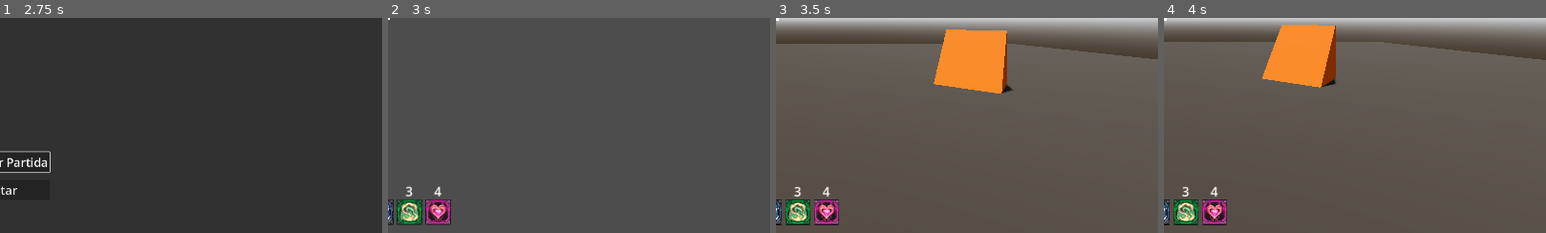
Above: before the commit, frames 1-4 (left to right).
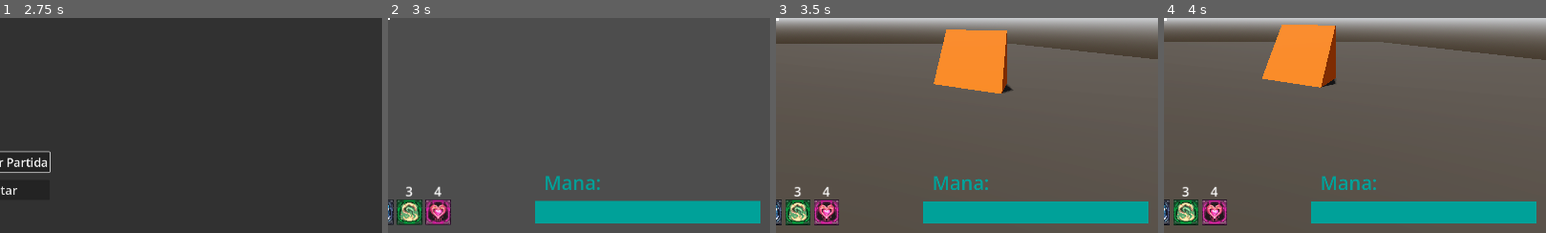
Above: after the commit, the same moments.

Repository: Isaaa43/Saudavel-e-Balanceado
Game: Godot game, scene res://cenas/main_game.tscn
Two runs of this game, one before a commit and one after it. Both use one fixed random seed, a clock stepped at 60 frames per second and the inputs below.
Inputs (mouse positions are % of the whole screen's width and height, from its top left):
- Up to frame 1 (2.75 s): click (50, 66) at 0.52 s; type "Alex" at 0.6 s; click "Jogar" at 1.25 s; click "Host" at 2 s
- Up to frame 2 (3 s): click "Começar Partida" at 2.75 s
- Up to frame 3 (3.5 s): no input
- Up to frame 4 (4 s): tap Enter at 3.5 s; move the mouse to (72, 45) at 3.52 s; hold D (direita) from 3.53 s (still down); click (72, 45) at 3.6 s; tap Space (pular) at 3.77 s
The pictures show only the part of the screen within x 50-100%, y 50-100%; the shares and areas given below are measured in that part.

Frame 1 is identical in both runs. In frame 2, 6.7% of the frame differs, in the area x 38-98%, y 73-96%; in frame 3, 6.4%; in frame 4, 6.4%.

Commit message:
feat: Sistema de mana implementado
Adicionando nodo para gerenciar mana, mana na hud
Gastar mana ao lançar feitiço

Diff:
--- a/luta-magos/cenas/game/UI/hud_jogador.tscn
+++ b/luta-magos/cenas/game/UI/hud_jogador.tscn
@@ -165,3 +165,43 @@
 anchor_bottom = 1.0
 grow_vertical = 2
 color = Color(0.627451, 0, 0, 1)
+
+[node name="Mana" type="Control" parent="." unique_id=2089352273]
+layout_mode = 1
+anchors_preset = 3
+anchor_left = 1.0
+anchor_top = 1.0
+anchor_right = 1.0
+anchor_bottom = 1.0
+offset_left = -591.0
+offset_top = -80.0
+offset_right = -24.0
+offset_bottom = -24.0
+grow_horizontal = 0
+grow_vertical = 0
+
+[node name="LabelVida" type="Label" parent="Mana" unique_id=1797175320]
+self_modulate = Color(0, 0.63, 0.5985, 1)
+layout_mode = 0
+offset_left = 23.0
+offset_top = -80.0
+offset_right = 124.0
+offset_bottom = -13.0
+theme_override_font_sizes/font_size = 48
+text = "Mana:"
+
+[node name="ColorRectManaBaixo" type="ColorRect" parent="Mana" unique_id=1391977775]
+layout_mode = 1
+anchors_preset = 15
+anchor_right = 1.0
+anchor_bottom = 1.0
+grow_horizontal = 2
+grow_vertical = 2
+color = Color(0, 0, 0, 0.22745098)
+
+[node name="ColorRectMana" type="ColorRect" parent="Mana" unique_id=1809627594]
+layout_mode = 1
+anchors_preset = 9
+anchor_bottom = 1.0
+grow_vertical = 2
+color = Color(0, 0.6313726, 0.6, 1)
--- a/luta-magos/cenas/game/characters/jogador.tscn
+++ b/luta-magos/cenas/game/characters/jogador.tscn
@@ -3,6 +3,7 @@
 [ext_resource type="Script" uid="uid://3oy0uv3417rj" path="res://scripts/game/characters/jogador.gd" id="1_30vjq"]
 [ext_resource type="Script" uid="uid://cedl4qy6fkjy3" path="res://scripts/game/characters/camera.gd" id="2_s5tbn"]
 [ext_resource type="Script" uid="uid://beg85r41g1366" path="res://scripts/game/characters/sistemas/sistema_vida.gd" id="2_s8iyn"]
+[ext_resource type="Script" uid="uid://c2t8eacmbwf2u" path="res://scripts/game/characters/sistemas/sistema_mana.gd" id="3_f2bc4"]
 [ext_resource type="Script" uid="uid://dofbbhfx4m25a" path="res://scripts/game/characters/lancador_feiticos.gd" id="3_qf517"]
 
 [sub_resource type="CapsuleShape3D" id="CapsuleShape3D_jbwqc"]
@@ -28,14 +29,18 @@
 properties/2/spawn = true
 properties/2/replication_mode = 1
 
-[node name="Jogador" type="CharacterBody3D" unique_id=1397014069 node_paths=PackedStringArray("sistema_vida")]
+[node name="Jogador" type="CharacterBody3D" unique_id=1397014069 node_paths=PackedStringArray("sistema_vida", "sistema_mana")]
 collision_layer = 17
 script = ExtResource("1_30vjq")
 sistema_vida = NodePath("SistemaVida")
+sistema_mana = NodePath("SistemaMana")
 
 [node name="SistemaVida" type="Node" parent="." unique_id=1401696473 node_paths=PackedStringArray("label_dano")]
 script = ExtResource("2_s8iyn")
 label_dano = NodePath("../LabelDano")
+
+[node name="SistemaMana" type="Node" parent="." unique_id=958811563]
+script = ExtResource("3_f2bc4")
 
 [node name="CollisionShape3D" type="CollisionShape3D" parent="." unique_id=531717979]
 transform = Transform3D(1, 0, 0, 0, 1, 0, 0, 0, 1, 0, 1, 0)
@@ -56,9 +61,10 @@
 jogador = NodePath("../..")
 cabeca = NodePath("../CabecaPivot")
 
-[node name="LancadorFeiticos" type="Node3D" parent="Cabeca/Camera3D" unique_id=1643112298]
+[node name="LancadorFeiticos" type="Node3D" parent="Cabeca/Camera3D" unique_id=1643112298 node_paths=PackedStringArray("sistema_mana")]
 transform = Transform3D(1, 0, 0, 0, 1, 0, 0, 0, 1, 0, 0, -1)
 script = ExtResource("3_qf517")
+sistema_mana = NodePath("../../../SistemaMana")
 
 [node name="RayCast3D" type="RayCast3D" parent="Cabeca/Camera3D/LancadorFeiticos" unique_id=576639506]
 target_position = Vector3(0, 0, -5)
--- a/luta-magos/scripts/game/UI/hud_jogador.gd
+++ b/luta-magos/scripts/game/UI/hud_jogador.gd
@@ -6,9 +6,14 @@
 @onready var color_rect_vida_baixo: ColorRect = $Vida/ColorRectVidaBaixo
 @onready var color_rect_vida: ColorRect = $Vida/ColorRectVida
 
+@onready var color_rect_mana_baixo: ColorRect = $Mana/ColorRectManaBaixo
+@onready var color_rect_mana: ColorRect = $Mana/ColorRectMana
+
 func _ready() -> void:
 	selecionar_magia(0)
-	mostrar_vida(1)
+	# inicia os mostradores
+	mostrar_vida(1.0)
+	mostrar_mana(1.0)
 
 func selecionar_magia(id: int) -> void:
 	# deixa todos os icones no padrao
@@ -17,5 +22,8 @@
 	# magia escolhida
 	icons[id].modulate = Color(2.454, 2.454, 2.454)
 
-func mostrar_vida(porcent: float) -> void:
-	color_rect_vida.size.x = color_rect_vida_baixo.size.x * porcent
+func mostrar_vida(porcent_vida: float) -> void:
+	color_rect_vida.size.x = color_rect_vida_baixo.size.x * porcent_vida
+
+func mostrar_mana(porcent_mana: float) -> void:
+	color_rect_mana.size.x = color_rect_mana_baixo.size.x * porcent_mana
--- a/luta-magos/scripts/game/UI/ui_adm.gd
+++ b/luta-magos/scripts/game/UI/ui_adm.gd
@@ -11,8 +11,9 @@
 func ajustar_hud_jogador(_jogador: Jogador) -> void:
 	jogador = _jogador
 
-	# mudanca de vida na hud
+	# conectar hud as mudanca de atributos do jogador
 	jogador.sistema_vida.mudanca_vida.connect(hud.mostrar_vida)
+	jogador.sistema_mana.mudanca_mana.connect(hud.mostrar_mana)
 
 	# TODO: arrumar
 	jogador.lancador_feiticos.hud_jogador = hud
--- a/luta-magos/scripts/game/characters/jogador.gd
+++ b/luta-magos/scripts/game/characters/jogador.gd
@@ -2,6 +2,7 @@
 class_name Jogador
 
 @export var sistema_vida : SistemaVida
+@export var sistema_mana : SistemaMana
 
 @onready var camera_3d: Camera3D = $Cabeca/Camera3D
 @onready var lancador_feiticos: LancadorFeiticos = $Cabeca/Camera3D/LancadorFeiticos
--- a/luta-magos/scripts/game/characters/lancador_feiticos.gd
+++ b/luta-magos/scripts/game/characters/lancador_feiticos.gd
@@ -1,5 +1,7 @@
 class_name LancadorFeiticos
 extends Node3D
+
+@export var sistema_mana : SistemaMana
 
 @onready var registro_feiticos: RegistroFeiticos = Registros.reg_feiticos
 
@@ -53,6 +55,8 @@
 
 	# pega as definicoes do feitico
 	var feitico_def : FeiticoDefinicaoRes = registro_feiticos.get_feitico(feitico_id)
+	# verifica se tem mana o suficiente para criar o feitico
+	if not sistema_mana.tem_mana_suficiente(feitico_def.custo): return
 
 	# cria o contexto do feitico
 	var feitico_contexto : FeiticoContexto = _criar_feitico_contexto(feitico_def)
@@ -61,6 +65,9 @@
 
 	# coloque o feitico no cooldown
 	_cooldowns[feitico_id] = feitico_def.cooldown
+	# gasta a amana
+	sistema_mana.gastar_mana(feitico_def.custo)
+
 	# lancar o feitico
 	_lancar_feitico(feitico_contexto)
 
--- /dev/null
+++ b/luta-magos/scripts/game/characters/sistemas/sistema_mana.gd
@@ -0,0 +1,62 @@
+class_name SistemaMana
+extends Node
+
+## Quando ocorre mudanca na mana, com porcentagem total da mana maxima [0.0, 1.0]
+signal mudanca_mana(mana_porcentagem: float)
+
+var mana : float
+@export var mana_max : float = 100
+
+## Quantidade de mana regenerada por segundo
+@export var mana_regen_seg : float = 1.5
+var tempo_regen : float = 1.0
+
+func _ready() -> void:
+	mana = mana_max
+
+func tem_mana_suficiente(_mana_gastar: float) -> bool:
+	return mana >= _mana_gastar
+
+# -----------------------------------------------------------------------------
+# Regeneracao de Mana
+# -----------------------------------------------------------------------------
+func _physics_process(delta: float) -> void:
+	if tempo_regen <= 0.0:
+		tempo_regen += 1.0
+		_regen_mana()
+
+	tempo_regen -= delta
+
+func _regen_mana() -> void:
+	if is_equal_approx(mana, mana_max): return
+
+	ganhar_mana(mana_regen_seg)
+
+# -----------------------------------------------------------------------------
+# Mudar Mana
+# -----------------------------------------------------------------------------
+func gastar_mana(_mana_gastar: float) -> void:
+	if not tem_mana_suficiente(_mana_gastar): return
+
+	print('gastar_mana %d' % _mana_gastar)
+
+	# tirar a mana, ate minimo de 0
+	mana = max(0, mana - _mana_gastar)
+	# emite sinal para atualizar a porcentagem de mana
+	_emitir_mana_porcentagem()
+
+func ganhar_mana(_mana_ganha: float) -> void:
+	print('ganhar_mana %d' % _mana_ganha)
+
+	# adicionar mana ate maximo de mana_max
+	mana = min(mana_max, mana + _mana_ganha)
+	# emite sinal para atualizar a porcentagem de mana
+	_emitir_mana_porcentagem()
+
+# -----------------------------------------------------------------------------
+# Emitir sinais
+
+## Emite sinal para atualizar a porcentagem de vida
+func _emitir_mana_porcentagem() -> void:
+	var mana_porcentagem : float = mana / mana_max
+	mudanca_mana.emit(mana_porcentagem)
Not shown, added: luta-magos/scripts/game/characters/sistemas/sistema_mana.gd.uid
